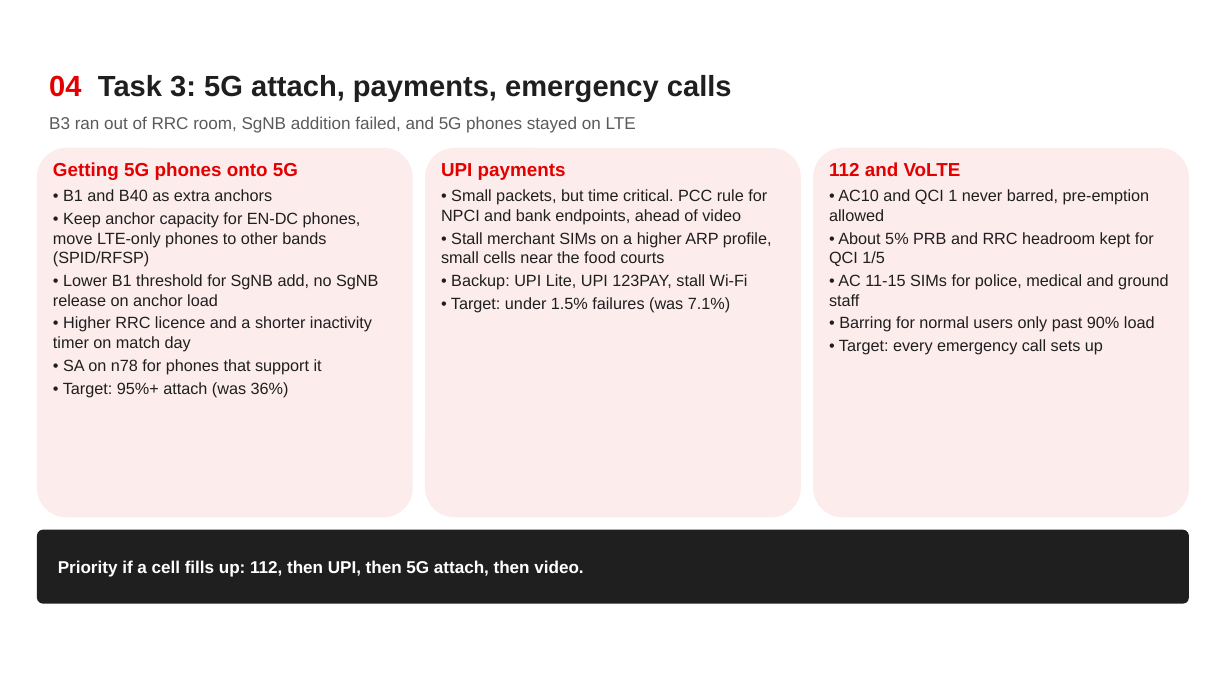
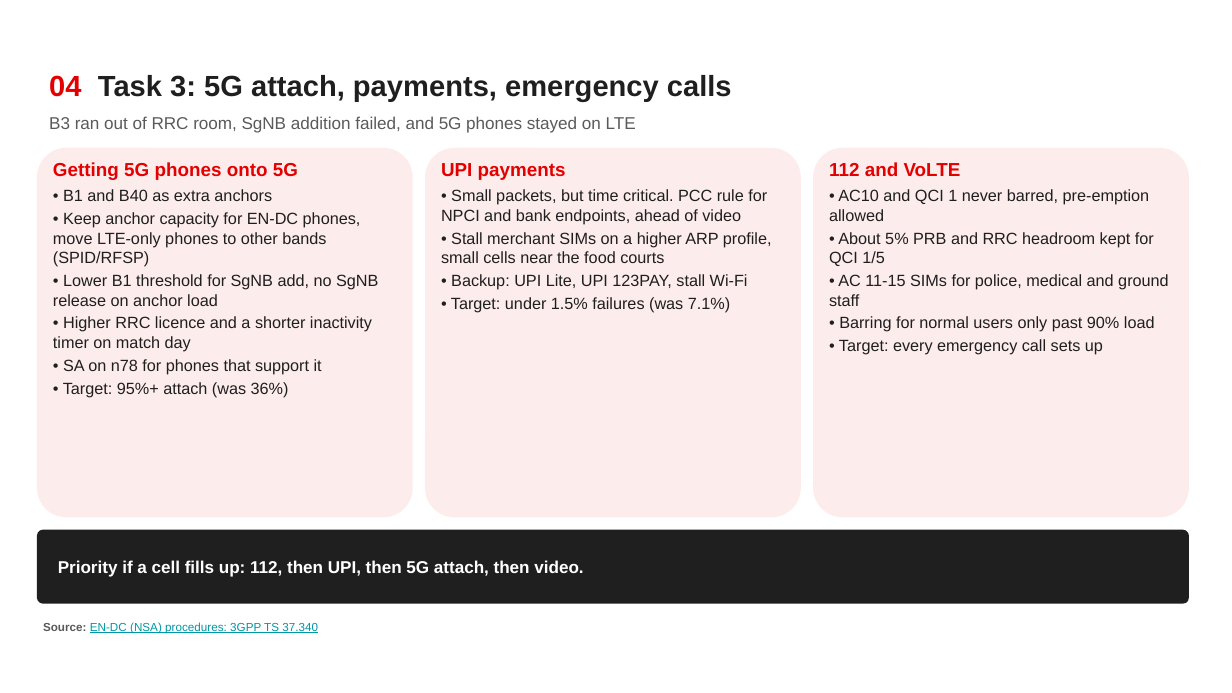
Before and after one commit to ShreyaNarasimhaKamath/Airtel_Synq_Hackathon-, a slide deck: slide 5 of Airtel_Sync_Stadium_Surge.pptx. Drawn at 1232x693 pixels with LibreOffice and Linux fonts; fonts in the diff are those of the drawing; background and template pictures are left out. Boxes give left, top, right and bottom in pixels: in the first picture for what was removed or moved away, otherwise in the second. Text is boxed around its words. In the diff, an @@ line names an element or a change of style, - is before the commit and + after.

Commit message:
Add source links, mark assumptions, update video and method diagram

```diff
--- a/Airtel_Sync_Stadium_Surge.pptx
+++ b/Airtel_Sync_Stadium_Surge.pptx
@@ text added at [43,622,318,634], 6.8 pt, text #0097A7, underline @@
+Source: EN-DC (NSA) procedures: 3GPP TS 37.340
```
Also in this commit, not shown: 5 other slides changed, 7 other files.
